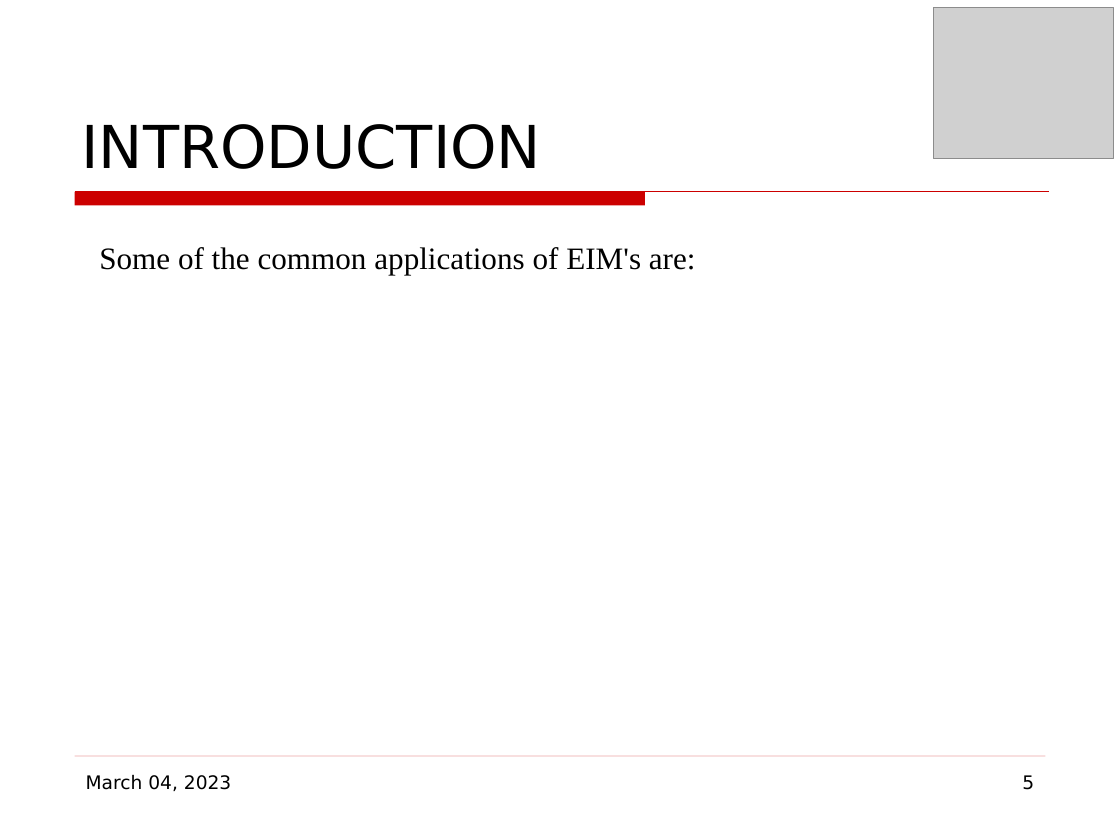
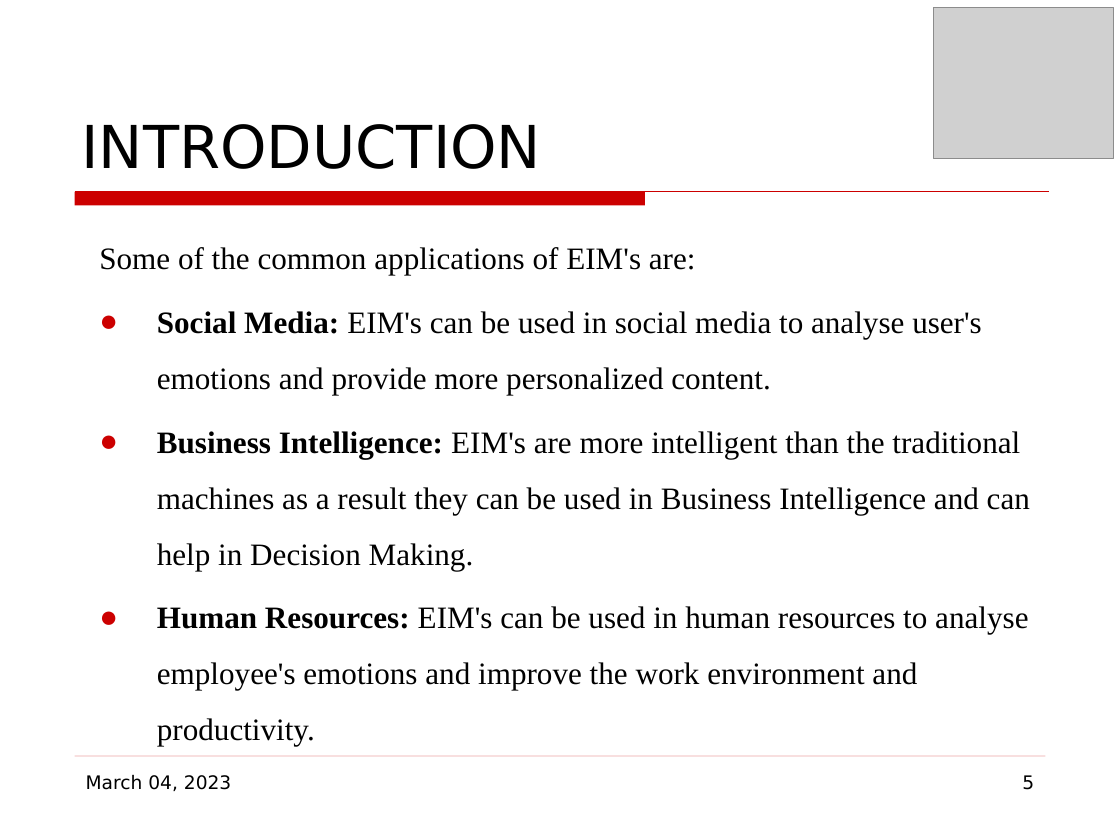
Before and after one commit to mohitlabs/Research, a slide deck: slide 5 of Emotionally Intelligent Machines(EIM's) & Sentiment Synthesis based on Ancient Vedic Astrology/Conference Paper.odp. Drawn at 1120x840 pixels with LibreOffice and Linux fonts; fonts in the diff are those of the drawing; grey boxes stand for pictures; background and template pictures are left out. Boxes give left, top, right and bottom in pixels: in the first picture for what was removed or moved away, otherwise in the second. Text is boxed around its words. In the diff, an @@ line names an element or a change of style, - is before the commit and + after.

```diff
--- a/Emotionally Intelligent Machines(EIM's) & Sentiment Synthesis based on Ancient Vedic Astrology/Conference Paper.odp
+++ b/Emotionally Intelligent Machines(EIM's) & Sentiment Synthesis based on Ancient Vedic Astrology/Conference Paper.odp
@@ text at (x1=157, y1=311, x2=1030, y2=746): paragraphs added @@
+● Social Media: EIM's can be used in social media to analyse user's emotions and provide more personalized content.
+● Business Intelligence: EIM's are more intelligent than the traditional machines as a result they can be used in Business Intelligence and can help in Decision Making.
+● Human Resources: EIM's can be used in human resources to analyse employee's emotions and improve the work environment and productivity.
```
Also in this commit, not shown: 1 other slide changed, 5 slides added, 1 other file.
